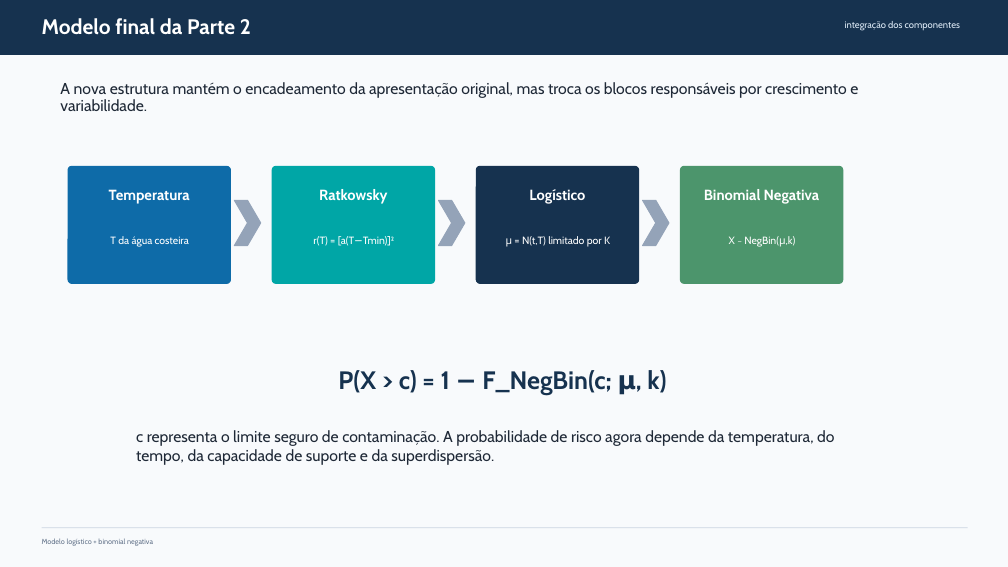
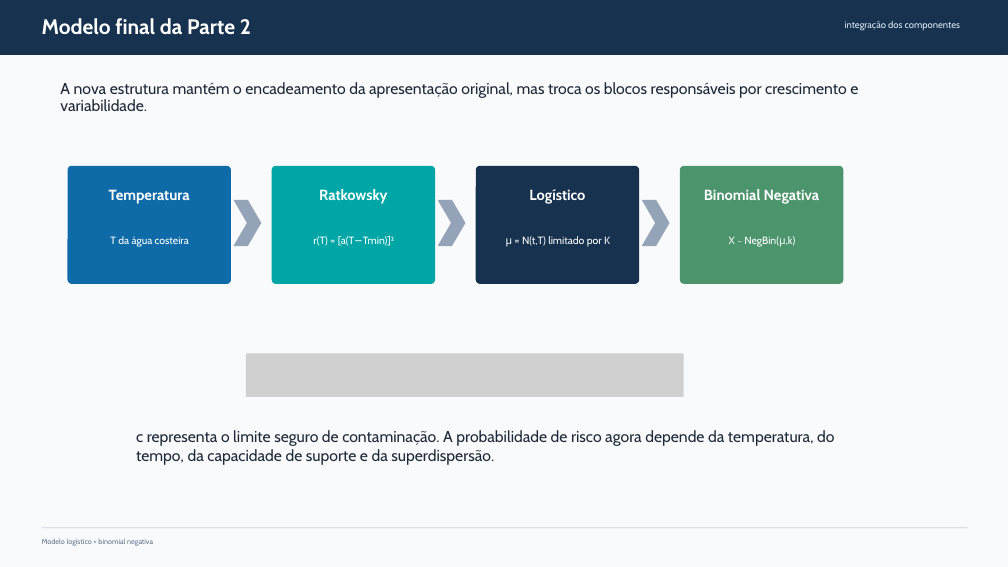
Before and after one commit to BrunoCavalli/trabalho-de-epidemiologia, a slide deck: slide 10 of parte_2_modelo_logistico_binomial_negativa.pptx. Drawn at 1008x567 pixels with LibreOffice and Linux fonts; fonts in the diff are those of the drawing; grey boxes stand for pictures. Boxes give left, top, right and bottom in pixels: in the first picture for what was removed or moved away, otherwise in the second. Text is boxed around its words. In the diff, an @@ line names an element or a change of style, - is before the commit and + after.

Commit message:
apresentação final

```diff
--- a/parte_2_modelo_logistico_binomial_negativa.pptx
+++ b/parte_2_modelo_logistico_binomial_negativa.pptx
@@ picture added at [246,354,684,397] @@
@@ text removed at [338,370,666,396] @@
-P(X > c) = 1 − F_NegBin(c; μ, k)
```
Also in this commit, not shown: 1 other slide changed.
